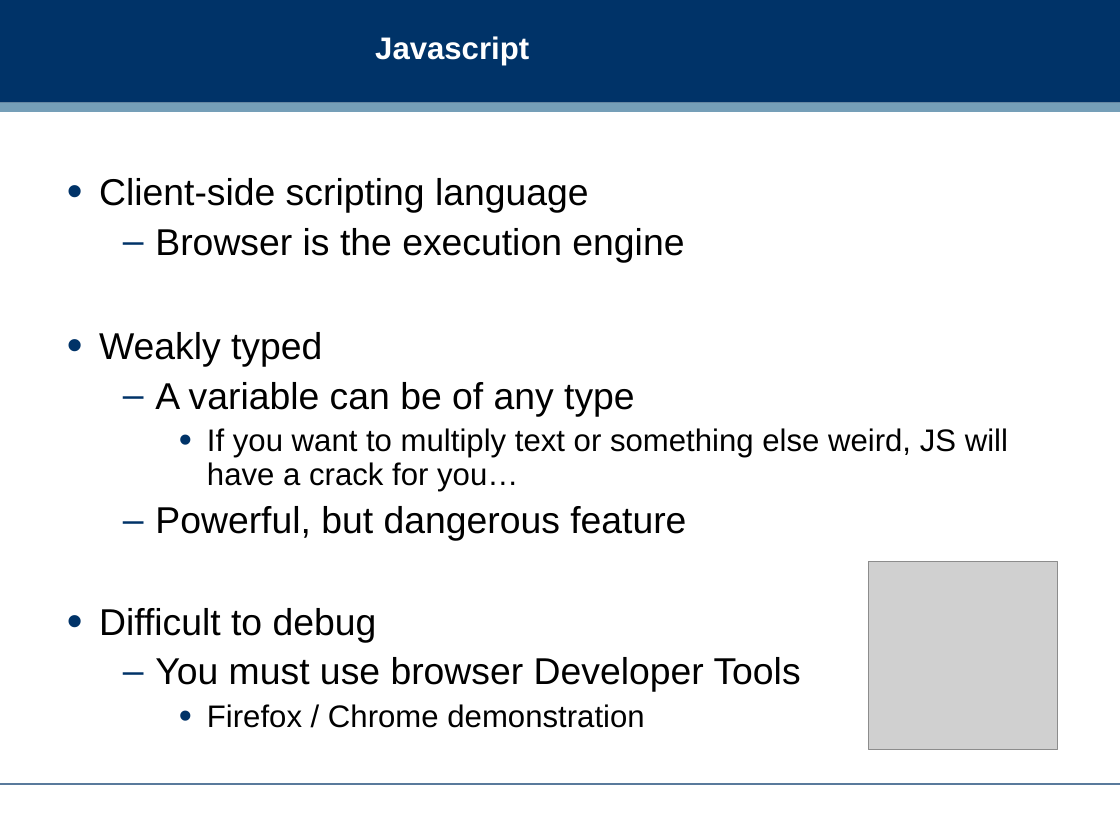
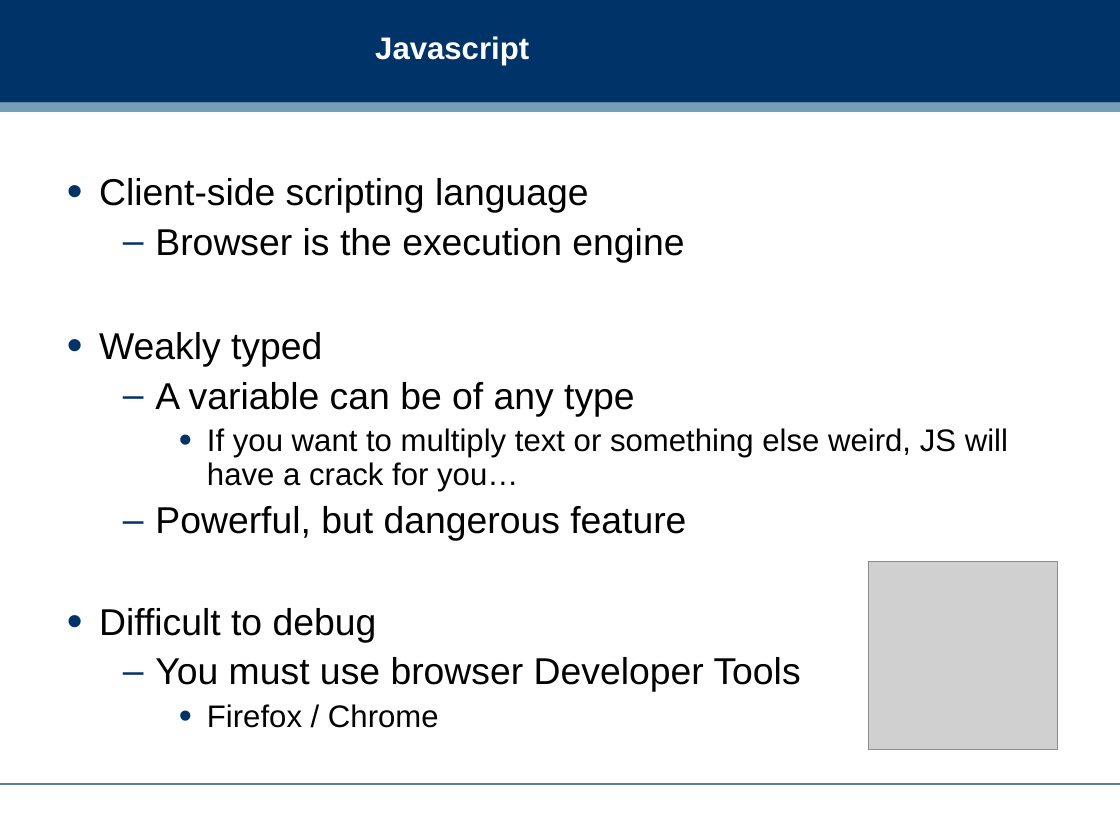
Before and after one commit to dreamind/ix, a slide deck: slide 6 of workshops/representing-data/json_workshop.ppt (slide 3 before the commit). Drawn at 1120x840 pixels with LibreOffice and Linux fonts; fonts in the diff are those of the drawing; grey boxes stand for pictures; background and template pictures are left out. Boxes give left, top, right and bottom in pixels: in the first picture for what was removed or moved away, otherwise in the second. Text is boxed around its words. In the diff, an @@ line names an element or a change of style, - is before the commit and + after.

```diff
--- a/workshops/representing-data/json_workshop.ppt
+++ b/workshops/representing-data/json_workshop.ppt
@@ text at box(207, 704, 439, 728): text changed @@
-    • Firefox / Chrome demonstration
+    • Firefox / Chrome
```
Also in this commit, not shown: 1 other slide changed, 1 other file.
